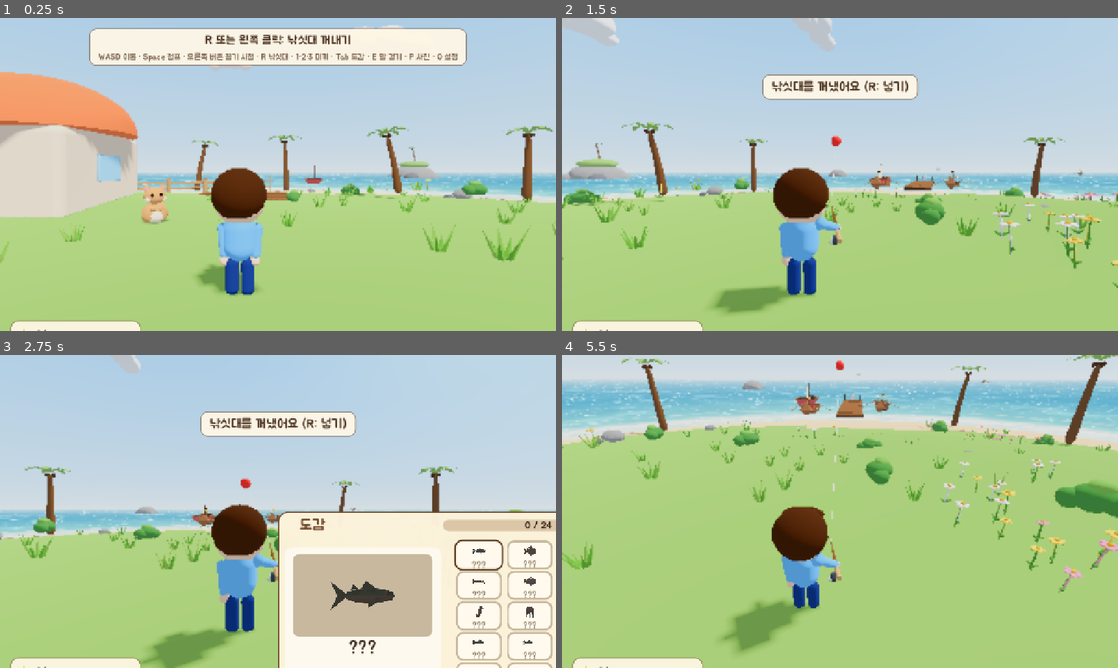
Above: before the commit, frames 1-4 (two rows, left to right).
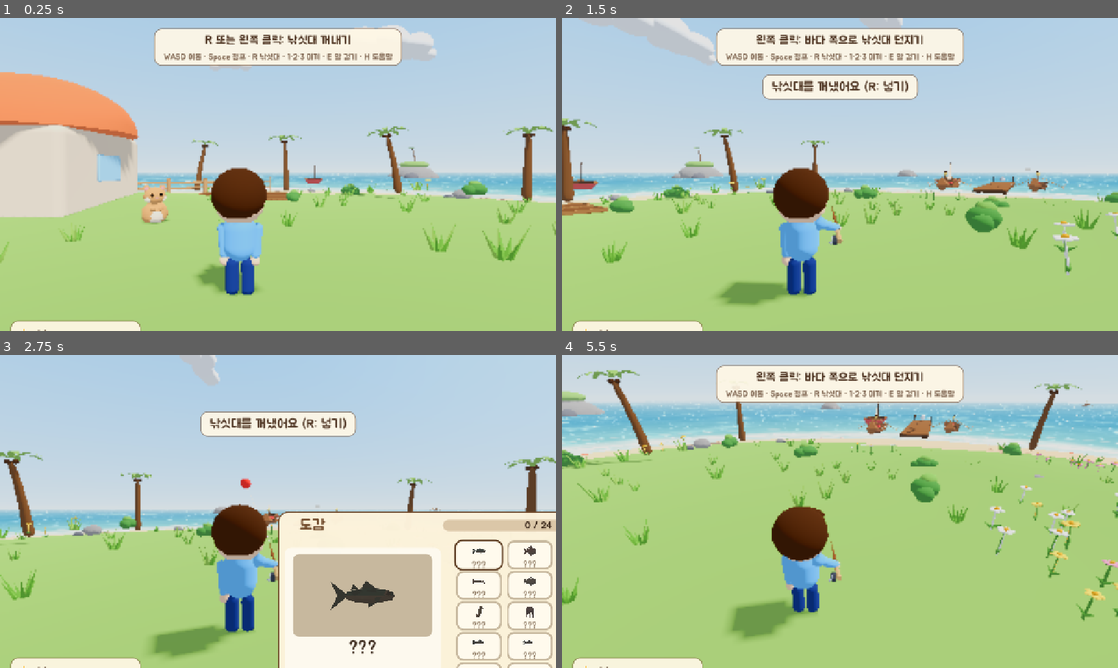
Above: after the commit, the same moments.

Repository: qudrhks36-svg/hanroro-seat-checker
Game: Godot game, scene res://main.tscn
The game is run twice, just before and just after one commit, with the same random seed, the same clock (stepped at 60 frames per second) and the same inputs.
Inputs (mouse positions are in pixels of both pictures, inside the frame that each line leads up to):
- Up to frame 1 (0.25 s): no input
- Up to frame 2 (1.5 s): tap Enter at 0.5, 0.8 s; move the mouse to (962, 158) at 0.52 s; hold Right 0.53-1.25 s; tap H at 0.6 s; click (962, 158) at 0.67 s; tap Space at 0.77, 1.07 s; drag from (728, 190) to (812, 237) at 1.27 s
- Up to frame 3 (2.75 s): move the mouse to (333, 442) at 2.02 s; hold Right from 2.03 s (still down); tap E at 2.1 s; click (333, 442) at 2.17 s; tap Tab at 2.3 s
- Up to frame 4 (5.5 s): release Right at 2.75 s; tap Space at 2.75 s; drag from (812, 574) to (673, 464) at 2.77 s; tap Enter at 3.5, 5.3 s; move the mouse to (1006, 558) at 3.52 s; hold Left 3.53-4.25 s; hold Space 3.53-4.25 s; tap O at 3.6 s; click (1006, 558) at 3.67 s; tap Escape at 4.15 s; drag from (673, 464) to (756, 433) at 4.27 s; move the mouse to (867, 511) at 5.02 s; hold Down from 5.03 s (still down); tap H at 5.1 s; click (867, 511) at 5.17 s

The runs differ from the first frame. In frame 1, 3.6% of the frame differs, in the area x 16-84%, y 3-16%; in frame 2, 18%; in frame 3, 5.8%; in frame 4, 30%, in the area x 0-100%, y 0-96%.

Commit message:
feat(godot): first-run controls card (H), shorter bottom hint
Co-Authored-By: Claude Sonnet 5.5 <noreply@anthropic.com>

Diff:
--- a/fishing-game/godot/scripts/fishing_rod.gd
+++ b/fishing-game/godot/scripts/fishing_rod.gd
@@ -428,7 +428,7 @@
 	match state:
 		S.IDLE:
 			a = "왼쪽 클릭: 바다 쪽으로 낚싯대 던지기" if player.rod_out else "R 또는 왼쪽 클릭: 낚싯대 꺼내기"
-			b = "E: 배 가까이에서 부두로 돌아가기 · 1·2·3 미끼 · Tab 도감 · P 사진 · M 소리 · O 설정" if FarSeaScript.active else "WASD 이동 · Space 점프 · 오른쪽 버튼 끌기 시점 · R 낚싯대 · 1·2·3 미끼 · Tab 도감 · E 말 걸기 · P 사진 · O 설정"
+			b = "E: 배 가까이에서 부두로 돌아가기 · 1·2·3 미끼 · H 도움말" if FarSeaScript.active else "WASD 이동 · Space 점프 · R 낚싯대 · 1·2·3 미끼 · E 말 걸기 · H 도움말"
 		S.FLOATING:
 			a = "찌를 지켜보세요… 느낌표(!)가 뜨면 바로 왼쪽 클릭!"
 			b = "기다리다 마음이 바뀌면 왼쪽 클릭: 낚싯대 거두기"
--- a/fishing-game/godot/scripts/game_state.gd
+++ b/fishing-game/godot/scripts/game_state.gd
@@ -25,6 +25,7 @@
 static var decor_open := false       # 꾸미기 창이 열려 있나 (바틀이 대화창 위에 열림)
 static var home_items: Array = []    # economy.json home.items (이름·값·설명)
 static var cabins: Array = []        # economy.json home.cabins
+static var intro_seen := false       # 처음 조작 안내 카드를 봤나 (help_ui.gd, 저장함)
 static var mouse_scale := 1.0        # 마우스 감도 배율 (설정 창, 기본 1.0 = 0.1도/픽셀)
 static var goal_progress := 0        # 오늘의 목표: 지금까지 낚은 마릿수 (저장됨)
 static var goal_target := 3
--- /dev/null
+++ b/fishing-game/godot/scripts/help_ui.gd
@@ -0,0 +1,94 @@
+extends CanvasLayer
+# 조작 안내 카드 (사용자 선택 2026-11-03, UI 개선 3·4번): 처음 시작할 때 한 번 저절로 열리고(저장), 그 뒤로는 H로 열고 닫는다.
+# 열려 있는 동안 시간이 멈춘다(도감·설정과 같은 방식). 시험 인자가 있으면 저절로 열리지 않는다(시험이 멈추지 않게).
+
+const Game := preload("res://scripts/game_state.gd")
+const ThemeUI := preload("res://scripts/ui_theme.gd")
+const SaveScript := preload("res://scripts/save_data.gd")
+
+const PANEL := Vector2(660, 460)
+const LINES := [
+	["WASD / Space", "걷기 / 점프"],
+	["오른쪽 버튼 누른 채 끌기", "시점 돌리기"],
+	["R, 왼쪽 클릭", "낚싯대 꺼내서 던지기"],
+	["느낌표(!)가 뜨면", "다시 클릭, 릴은 꾹 누르기"],
+	["E", "말 걸기 · 줍기 · 배 타기"],
+	["Tab / O / H", "도감 / 설정 / 이 안내"],
+]
+
+static var is_open := false
+
+var root: Control
+var opened_at := 0.0
+
+func _ready() -> void:
+	layer = 12
+	process_mode = Node.PROCESS_MODE_ALWAYS
+	_build()
+	root.visible = false
+
+func auto_open_first_time() -> void:
+	if not Game.intro_seen and OS.get_cmdline_user_args().is_empty():
+		await get_tree().create_timer(1.0).timeout
+		set_open(true)
+
+func _unhandled_input(event: InputEvent) -> void:
+	if not (event is InputEventKey and event.pressed and not event.echo):
+		return
+	if Game.modal != "" and Game.modal != "help":
+		return
+	if event.keycode == KEY_H:
+		set_open(not is_open)
+		get_viewport().set_input_as_handled()
+	elif is_open and event.keycode in [KEY_ESCAPE, KEY_ENTER, KEY_E, KEY_SPACE]:
+		set_open(false)
+		get_viewport().set_input_as_handled()
+
+func _on_click(event: InputEvent) -> void:
+	if is_open and event is InputEventMouseButton and event.pressed and event.button_index == MOUSE_BUTTON_LEFT:
+		set_open(false)
+
+func set_open(open: bool) -> void:
+	if open == is_open:
+		return
+	is_open = open
+	Game.modal = "help" if open else ""
+	root.visible = open
+	get_tree().paused = open
+	if not open and not Game.intro_seen:
+		Game.intro_seen = true
+		SaveScript.save_game()
+
+func _build() -> void:
+	root = Control.new()
+	root.set_anchors_preset(Control.PRESET_FULL_RECT)
+	root.mouse_filter = Control.MOUSE_FILTER_STOP
+	root.gui_input.connect(_on_click)
+	add_child(root)
+	var dim := ColorRect.new()
+	dim.color = Color(0, 0, 0, 0.35)
+	dim.set_anchors_preset(Control.PRESET_FULL_RECT)
+	dim.mouse_filter = Control.MOUSE_FILTER_IGNORE
+	root.add_child(dim)
+	var panel := ThemeUI.box(Color(0.99, 0.95, 0.86, 0.98), 22, Color(0.45, 0.30, 0.18, 0.9), 3)
+	root.add_child(panel)
+	panel.set_anchors_preset(Control.PRESET_CENTER)   # 화면 크기가 바뀌어도 가운데에 고정(앵커 기준 오프셋)
+	panel.offset_left = -PANEL.x * 0.5
+	panel.offset_right = PANEL.x * 0.5
+	panel.offset_top = -PANEL.y * 0.5
+	panel.offset_bottom = PANEL.y * 0.5
+	var brown := Color(0.45, 0.30, 0.18)
+	var title := ThemeUI.text("조작 안내", 36, brown)
+	panel.add_child(title)
+	ThemeUI.at(title, PANEL, 0, 190, 400, 50)
+	for i in LINES.size():
+		var y := 118.0 - i * 52.0
+		var key := ThemeUI.text(LINES[i][0], 24, ThemeUI.CORAL, HORIZONTAL_ALIGNMENT_RIGHT)
+		panel.add_child(key)
+		ThemeUI.at(key, PANEL, -170, y, 300, 44)
+		var what := ThemeUI.text(LINES[i][1], 22, ThemeUI.INK, HORIZONTAL_ALIGNMENT_LEFT)
+		panel.add_child(what)
+		ThemeUI.at(what, PANEL, 165, y, 320, 44)
+	var hint := ThemeUI.text("H / E / Esc / 클릭: 닫기", 20, Color(0.4, 0.3, 0.22))
+	panel.add_child(hint)
+	ThemeUI.at(hint, PANEL, 0, -200, 500, 30)
--- a/fishing-game/godot/scripts/main.gd
+++ b/fishing-game/godot/scripts/main.gd
@@ -353,6 +353,13 @@
 	settings.set_script(SettingsScript)
 	settings.name = "Settings"
 	add_child(settings)
+	var help := CanvasLayer.new()   # 조작 안내 카드 (처음 한 번 + H)
+	help.set_script(preload("res://scripts/help_ui.gd"))
+	help.name = "Help"
+	add_child(help)
+	help.auto_open_first_time()
+	if _arg("help", "") != "":   # 시험용: 조작 안내 카드를 바로 연다
+		help.set_open(true)
 	var guard := Node.new()   # 마우스 잠금 관리(오른쪽 버튼 끌기)
 	guard.set_script(preload("res://scripts/mouse_guard.gd"))
 	guard.name = "MouseGuard"
--- a/fishing-game/godot/scripts/save_data.gd
+++ b/fishing-game/godot/scripts/save_data.gd
@@ -18,6 +18,7 @@
 	d["money"] = Game.money
 	d["rod"] = Game.rod_level
 	d["mouseSens"] = Game.mouse_scale
+	d["intro"] = Game.intro_seen
 	d["notes"] = Game.notes_found
 	d["decor"] = Game.decor_mask
 	d["cabin"] = Game.cabin_level
@@ -54,6 +55,7 @@
 	Game.notes_found = int(d.get("notes", 0)) & ((1 << 10) - 1)   # 쪽지 10종 칸만
 	Game.decor_mask = int(d.get("decor", 0)) & ((1 << Game.home_items.size()) - 1)
 	Game.cabin_level = clampi(int(d.get("cabin", 0)), 0, Game.cabins.size() - 1)
+	Game.intro_seen = bool(d.get("intro", false))
 	Game.mouse_scale = clampf(float(d.get("mouseSens", 1.0)), 0.3, 3.0)   # 옛 저장에는 없음 → 1.0
 	var fr = d.get("friend")
 	if fr is Array:
Not shown, added: fishing-game/godot/scripts/help_ui.gd.uid
Not shown, changed: fishing-game/changelog/2026-10-12.md
Not shown, changed: fishing-game/docs/GDD.md
